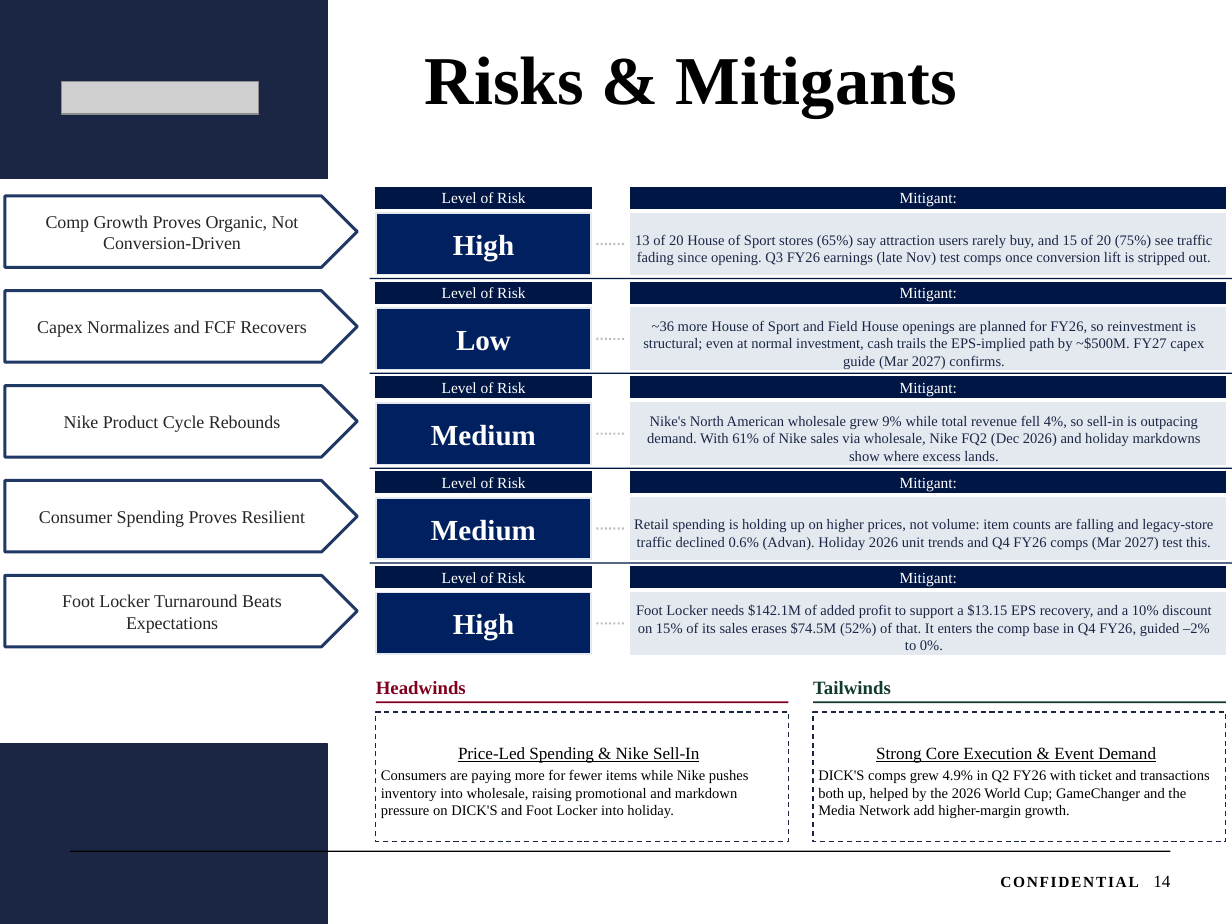
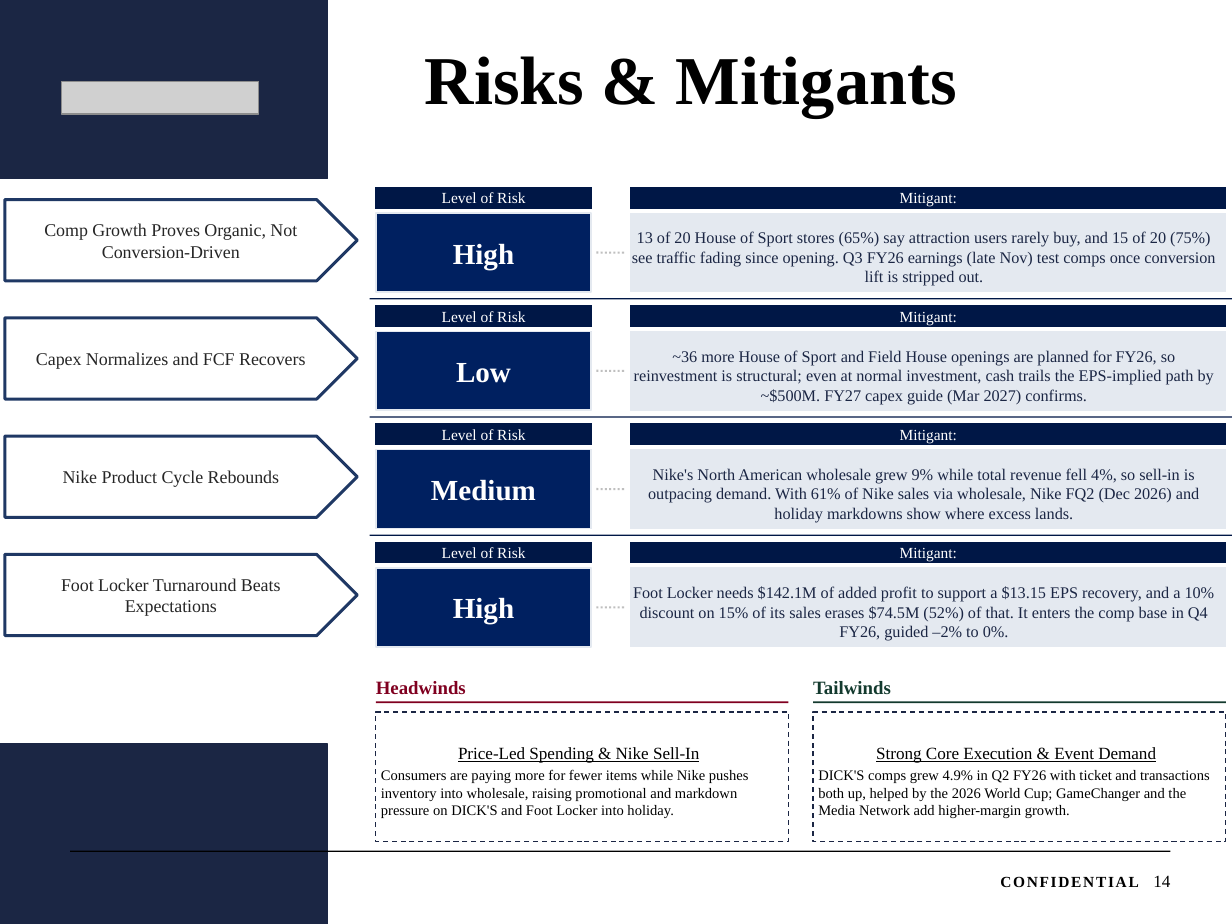
Before and after one commit to johnsonfc/financial-tests, a slide deck: slide 1 of DKS_Risks_Mitigants.pptx. Drawn at 1232x924 pixels with LibreOffice and Linux fonts; fonts in the diff are those of the drawing; grey boxes stand for pictures. Boxes give left, top, right and bottom in pixels: in the first picture for what was removed or moved away, otherwise in the second. Text is boxed around its words. In the diff, an @@ line names an element or a change of style, - is before the commit and + after.

```diff
--- a/DKS_Risks_Mitigants.pptx
+++ b/DKS_Risks_Mitigants.pptx
@@ pentagon arrow "Comp Growth Proves Organic, Not ...": place and size @@
-pentagon arrow "Comp Growth Proves Organic, Not ..." at <box>5,196,357,267</box>
+pentagon arrow "Comp Growth Proves Organic, Not ..." at <box>5,200,357,281</box>
@@ rectangle "High": place and size @@
-rectangle "High" at <box>376,213,591,275</box>
+rectangle "High" at <box>376,213,591,292</box>
@@ rectangle "13 of 20 House of ...": place and size @@
-rectangle "13 of 20 House of ..." at <box>631,213,1226,275</box>
+rectangle "13 of 20 House of ..." at <box>631,213,1226,292</box>
@@ line moved from (596, 244) - (626, 244) to (596, 253) - (626, 253) @@
@@ line moved from (370, 278) - (1232, 278) to (370, 298) - (1232, 298) @@
@@ pentagon arrow "Capex Normalizes and FCF Recovers": place and size @@
-pentagon arrow "Capex Normalizes and FCF Recovers" at <box>5,291,357,362</box>
+pentagon arrow "Capex Normalizes and FCF Recovers" at <box>5,318,357,399</box>
@@ rectangle "Level of Risk": place and size @@
-rectangle "Level of Risk" at <box>376,282,591,303</box>
+rectangle "Level of Risk" at <box>376,306,591,326</box>
@@ rectangle "Mitigant:": place and size @@
-rectangle "Mitigant:" at <box>631,282,1226,303</box>
+rectangle "Mitigant:" at <box>631,306,1226,326</box>
@@ rectangle "Low": place and size @@
-rectangle "Low" at <box>376,308,591,370</box>
+rectangle "Low" at <box>376,331,591,410</box>
@@ rectangle "~36 more House of Sport ...": place and size @@
-rectangle "~36 more House of Sport ..." at <box>631,308,1226,370</box>
+rectangle "~36 more House of Sport ..." at <box>631,331,1226,410</box>
@@ line moved from (596, 339) - (626, 339) to (596, 371) - (626, 371) @@
@@ 2 rectangles, 1 line: place and size @@
-2 rectangles, 1 line at <box>370,373,1232,398</box>
+2 rectangles, 1 line at <box>370,416,1232,445</box>
@@ rectangle removed at <box>376,403,591,464</box> @@
-Medium
@@ pentagon arrow "Nike Product Cycle Rebounds": place and size @@
-pentagon arrow "Nike Product Cycle Rebounds" at <box>5,386,357,457</box>
+pentagon arrow "Nike Product Cycle Rebounds" at <box>5,436,357,517</box>
@@ line removed from (596, 434) to (626, 434) @@
@@ line removed from (370, 468) to (1232, 468) @@
@@ rectangle "Medium": place and size @@
-rectangle "Medium" at <box>376,498,591,559</box>
+rectangle "Medium" at <box>376,450,591,529</box>
@@ rectangle removed at <box>376,472,591,493</box> @@
-Level of Risk
@@ size 8.5 to 9.5 pt in 4 elements at <box>631,213,1226,292</box>, <box>631,568,1226,647</box>, <box>631,331,1226,410</box>, <box>631,450,1226,529</box> @@
@@ rectangle "Nike's North American wholesale grew ...": place and size @@
-rectangle "Nike's North American wholesale grew ..." at <box>631,403,1226,464</box>
+rectangle "Nike's North American wholesale grew ..." at <box>631,450,1226,529</box>
@@ rectangle removed at <box>631,472,1226,493</box> @@
-Mitigant:
@@ pentagon arrow removed at <box>5,480,357,552</box> @@
-Consumer Spending Proves Resilient
@@ line moved from (596, 529) - (626, 529) to (596, 489) - (626, 489) @@
@@ rectangle removed at <box>631,498,1226,559</box> @@
-Retail spending is holding up on higher prices, not volume: item counts are falling and legacy-store traffic declined 0.6% (Advan). Holiday 2026 unit trends and Q4 FY26 comps (Mar 2027) test this.
@@ line moved from (370, 563) - (1232, 563) to (370, 535) - (1232, 535) @@
@@ pentagon arrow "Foot Locker Turnaround Beats Expectations": place and size @@
-pentagon arrow "Foot Locker Turnaround Beats Expectations" at <box>5,575,357,647</box>
+pentagon arrow "Foot Locker Turnaround Beats Expectations" at <box>5,554,357,636</box>
@@ rectangle "Level of Risk": place and size @@
-rectangle "Level of Risk" at <box>376,567,591,588</box>
+rectangle "Level of Risk" at <box>376,542,591,563</box>
@@ rectangle "High": place and size @@
-rectangle "High" at <box>376,593,591,654</box>
+rectangle "High" at <box>376,568,591,647</box>
@@ rectangle "Foot Locker needs $142.1M of ...": place and size @@
-rectangle "Foot Locker needs $142.1M of ..." at <box>631,593,1226,654</box>
+rectangle "Foot Locker needs $142.1M of ..." at <box>631,568,1226,647</box>
@@ rectangle "Mitigant:": place and size @@
-rectangle "Mitigant:" at <box>631,567,1226,588</box>
+rectangle "Mitigant:" at <box>631,542,1226,563</box>
@@ line moved from (596, 623) - (626, 623) to (596, 607) - (626, 607) @@
```
